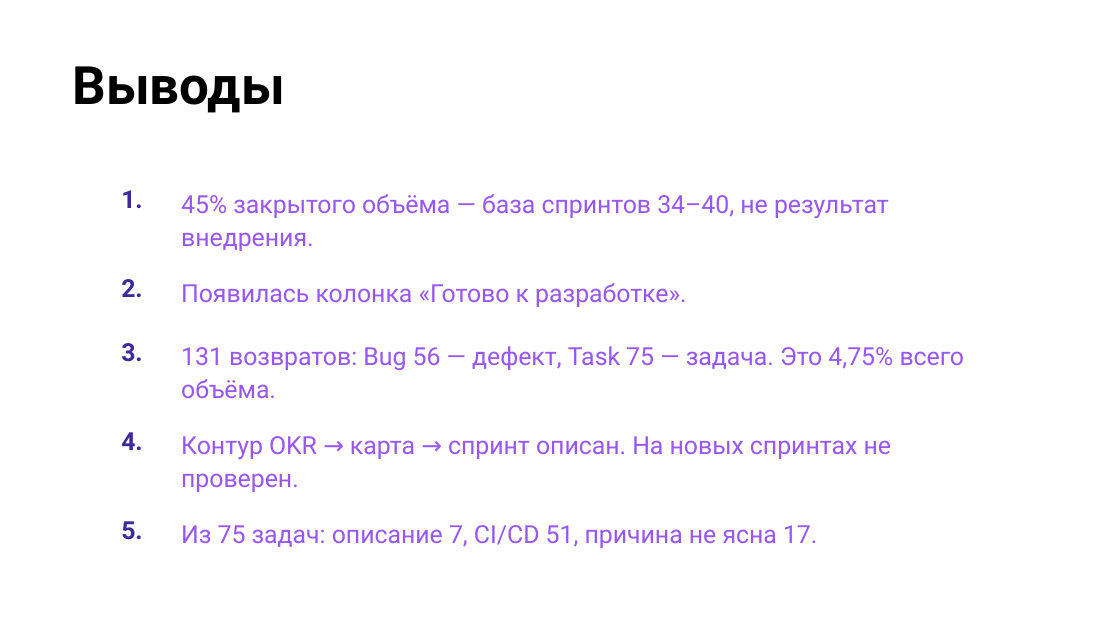
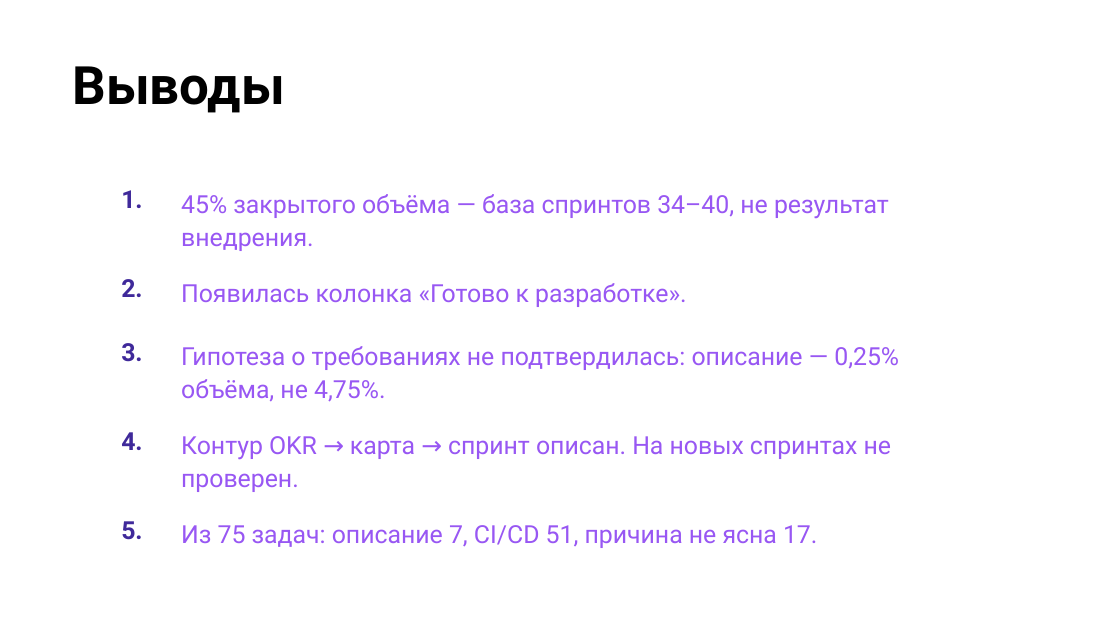
Before and after one commit to camelot270/otus_work, a slide deck: slide 21 of docs/Защита проекта. Петров Н.И..pptx. Drawn at 1120x630 pixels with LibreOffice and Linux fonts; fonts in the diff are those of the drawing; background and template pictures are left out. Boxes give left, top, right and bottom in pixels: in the first picture for what was removed or moved away, otherwise in the second. Text is boxed around its words. In the diff, an @@ line names an element or a change of style, - is before the commit and + after.

```diff
--- a/docs/Защита проекта. Петров Н.И..pptx
+++ b/docs/Защита проекта. Петров Н.И..pptx
@@ table at (97, 175, 984, 552) @@
-row 3, column 2: 131 возвратов: Bug 56 — дефект, Task 75 — задача. Это 4,75% всего объёма.
+row 3, column 2: Гипотеза о требованиях не подтвердилась: описание — 0,25% объёма, не 4,75%.
```
Also in this commit, not shown: 7 other slides changed.
